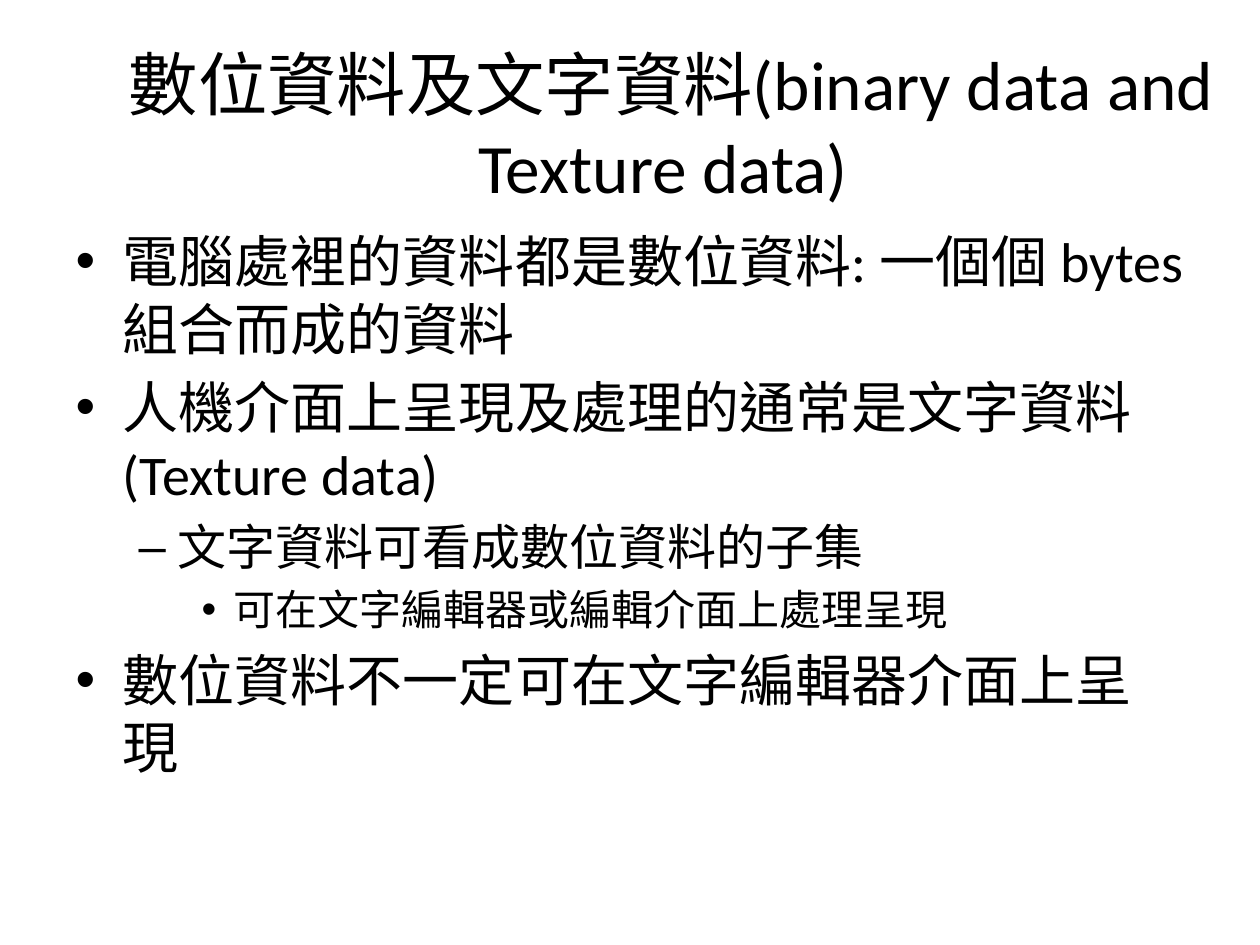
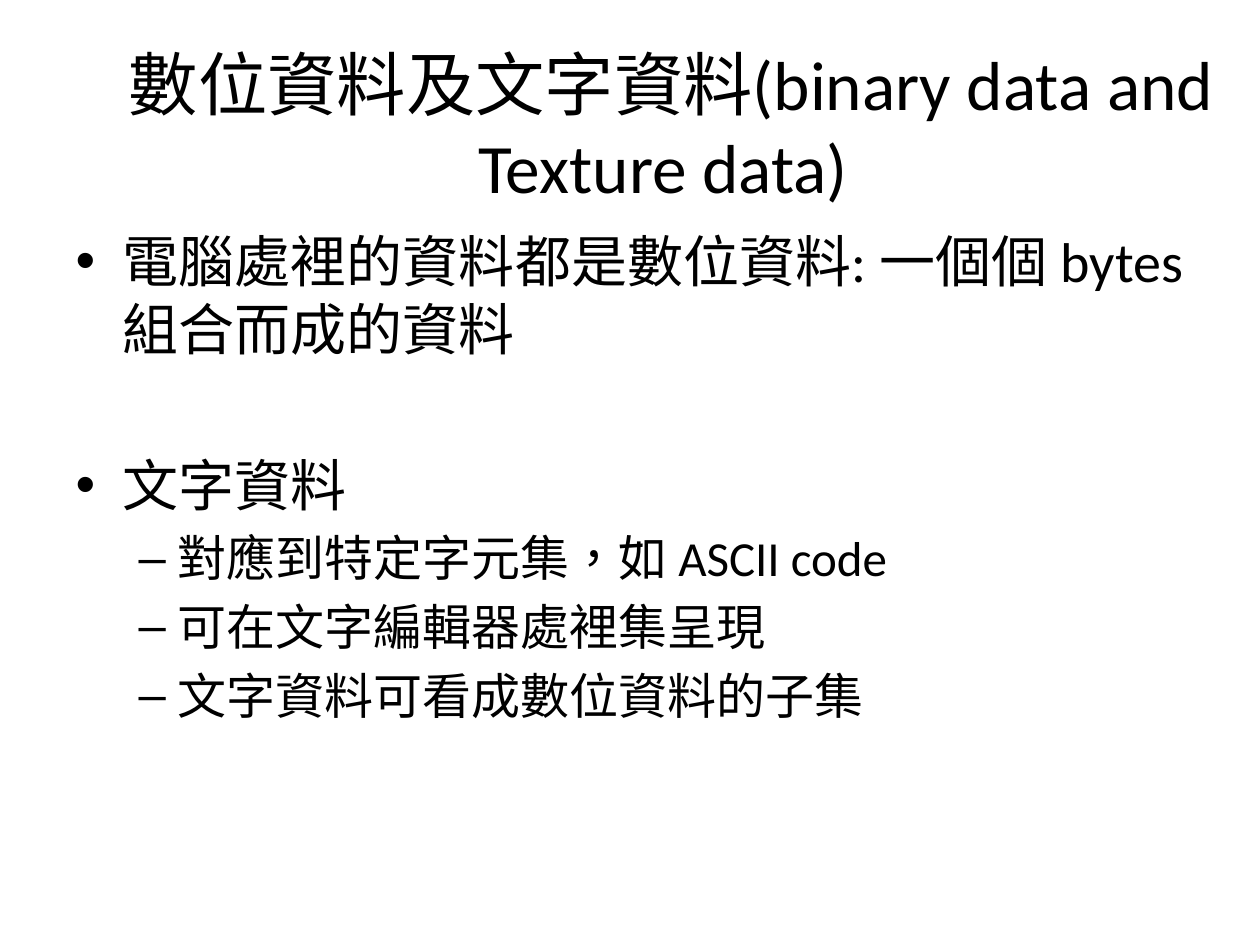
Before and after one commit to mos2718/MICexp, a slide deck: slide 8 of basicDataProcess/S1_BinaryAndTectData2.pptx. Drawn at 1260x945 pixels with LibreOffice and Linux fonts; fonts in the diff are those of the drawing. Boxes give left, top, right and bottom in pixels: in the first picture for what was removed or moved away, otherwise in the second. Text is boxed around its words. In the diff, an @@ line names an element or a change of style, - is before the commit and + after.

```diff
--- a/basicDataProcess/S1_BinaryAndTectData2.pptx
+++ b/basicDataProcess/S1_BinaryAndTectData2.pptx
@@ text at [123, 458, 887, 649]: text changed; size 32 to 28 pt @@
-• 人機介面上呈現及處理的通常是文字資料(Texture data)
+• 文字資料
+  – 對應到特定字元集，如 ASCII code
+  – 可在文字編輯器處裡集呈現
@@ text at [123, 589, 1131, 773]: paragraphs removed @@
-    • 可在文字編輯器或編輯介面上處理呈現
-• 數位資料不一定可在文字編輯器介面上呈現
```
Also in this commit, not shown: 2 other files.
